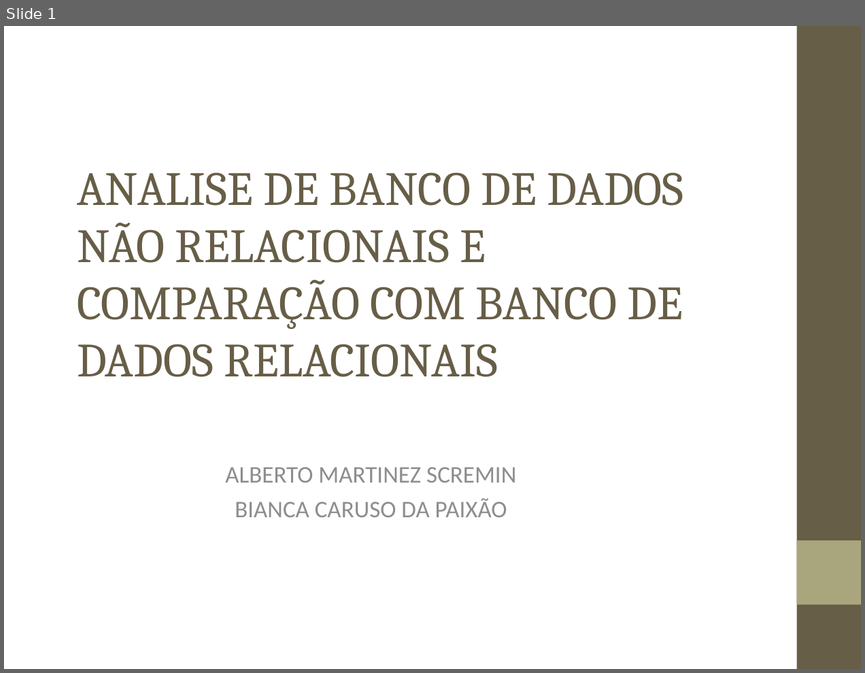
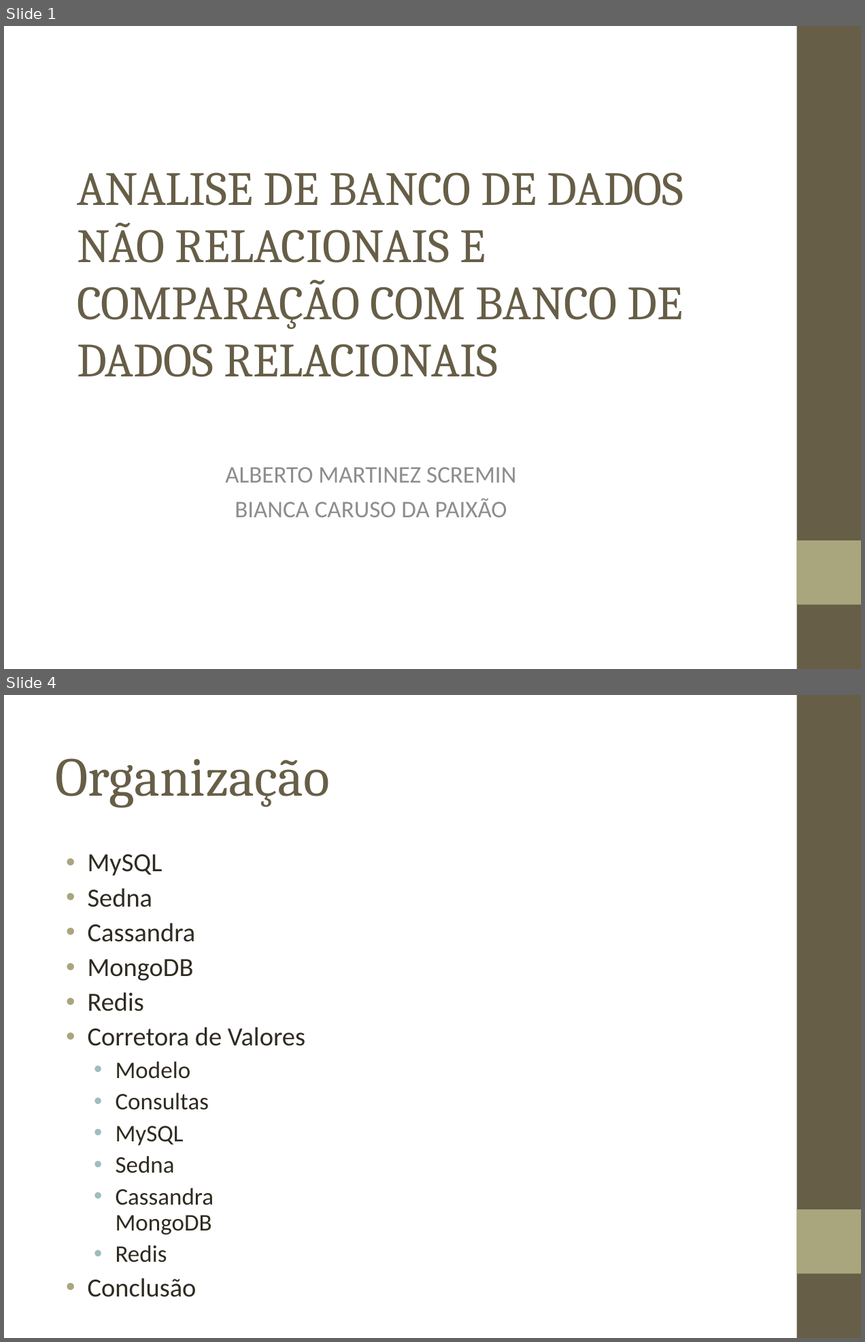
Before and after one commit to biacpaixao/Projeto_Final, a slide deck: apresentacao_projeto_final.ppt. Shown one above the other, each under a label of ours: slide 1 before the commit, slides 1 and 4 after it; the slides between them are not shown. The pictures are 865x673 and 865x1342 pixels, drawn with LibreOffice and Linux fonts; fonts in the diff are those of the drawing; background and template pictures are left out. Boxes give left, top, right and bottom in pixels: in the first picture for what was removed or moved away, otherwise in the second. Text is boxed around its words. In the diff, an @@ line names an element or a change of style, - is before the commit and + after.

```diff
--- a/apresentacao_projeto_final.ppt
+++ b/apresentacao_projeto_final.ppt
@@ slide 4 added at (x1=4, y1=695, x2=861, y2=1338), background picture (left out); not listed: 2 template elements that a slide beside it also shows @@
@@ title added at (x1=56, y1=758, x2=330, y2=808), 46 pt, text #675E47 @@
+Organização
@@ text added at (x1=88, y1=854, x2=305, y2=1297), 22 pt, text #2F2B20 @@
+• MySQL
+• Sedna
+• Cassandra
+• MongoDB
+• Redis
+• Corretora de Valores
+  • Modelo
+  • Consultas
+  • MySQL
+  • Sedna
+  • Cassandra
+    MongoDB
+  • Redis
+• Conclusão
```
Also in this commit, not shown: 17 other slides added.
